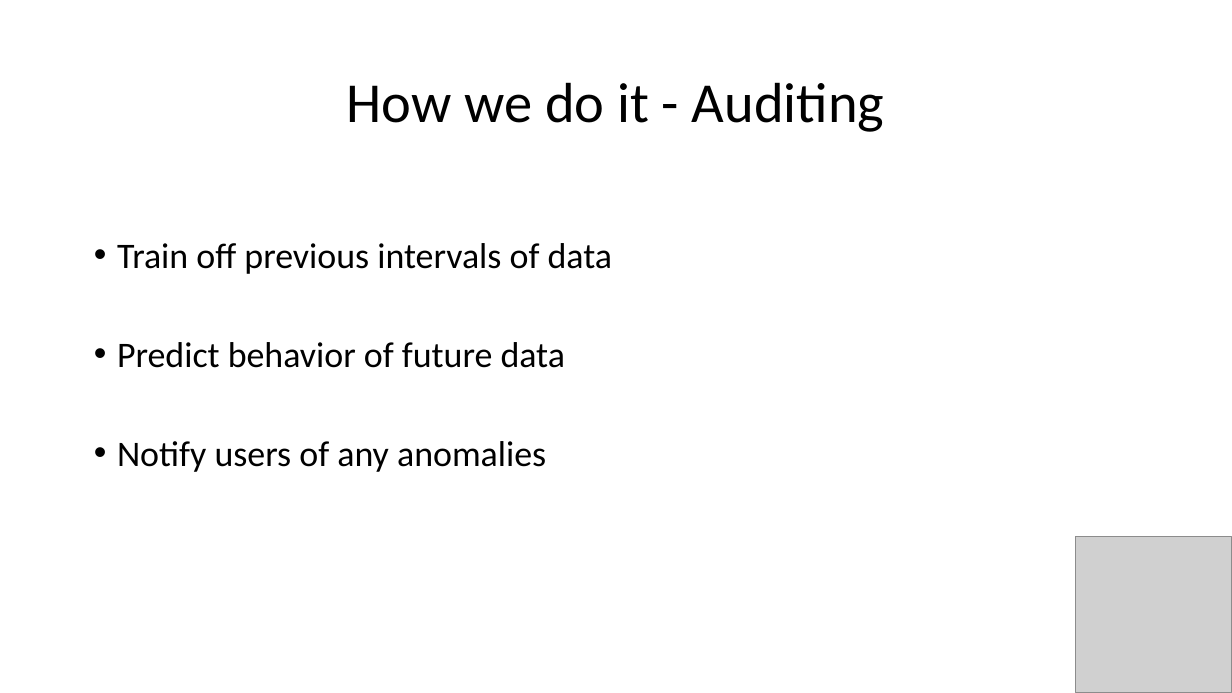
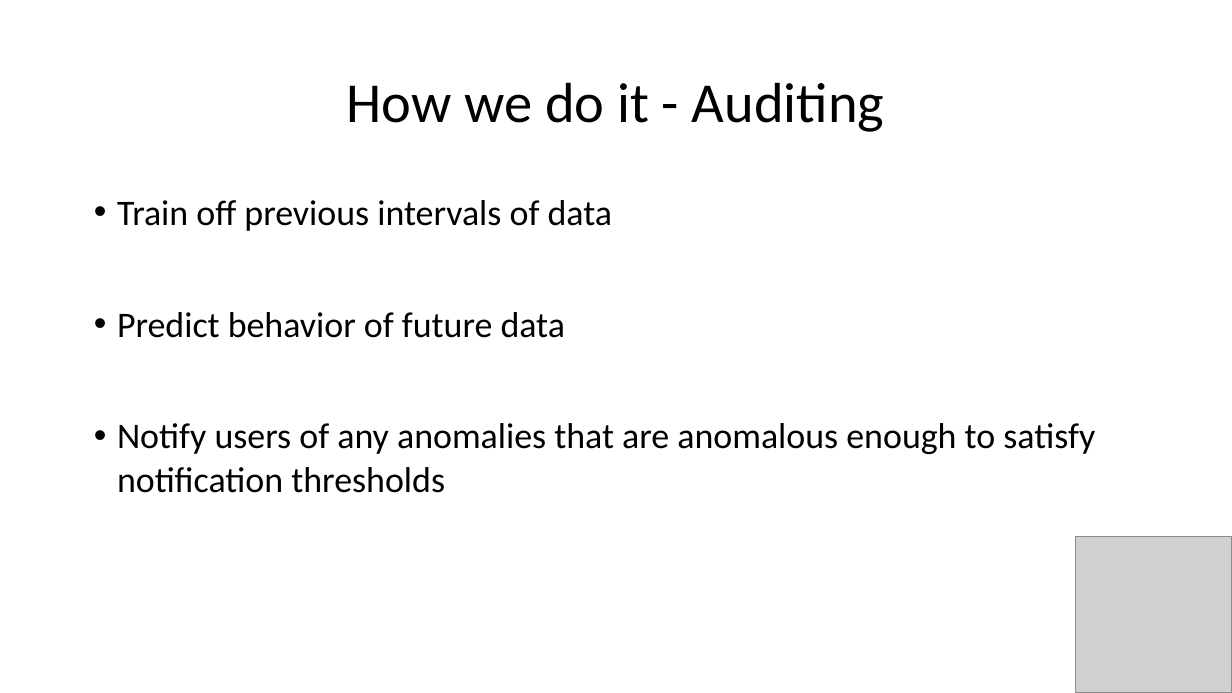
Before and after one commit to havess/daudit, a slide deck: slide 10 of midterm_presentation.pptx (slide 9 before the commit). Drawn at 1232x693 pixels with LibreOffice and Linux fonts; fonts in the diff are those of the drawing; grey boxes stand for pictures. Boxes give left, top, right and bottom in pixels: in the first picture for what was removed or moved away, otherwise in the second. Text is boxed around its words. In the diff, an @@ line names an element or a change of style, - is before the commit and + after.

Commit message:
updating slides

```diff
--- a/midterm_presentation.pptx
+++ b/midterm_presentation.pptx
@@ text at (x1=117, y1=200, x2=613, y2=338): line spacing 2 to 1 @@
@@ text at (x1=117, y1=423, x2=1095, y2=493): text changed @@
-• Notify users of any anomalies
+• Notify users of any anomalies that are anomalous enough to satisfy notification thresholds
```
Also in this commit, not shown: 6 other slides changed, 1 slide added, 1 slide removed.
